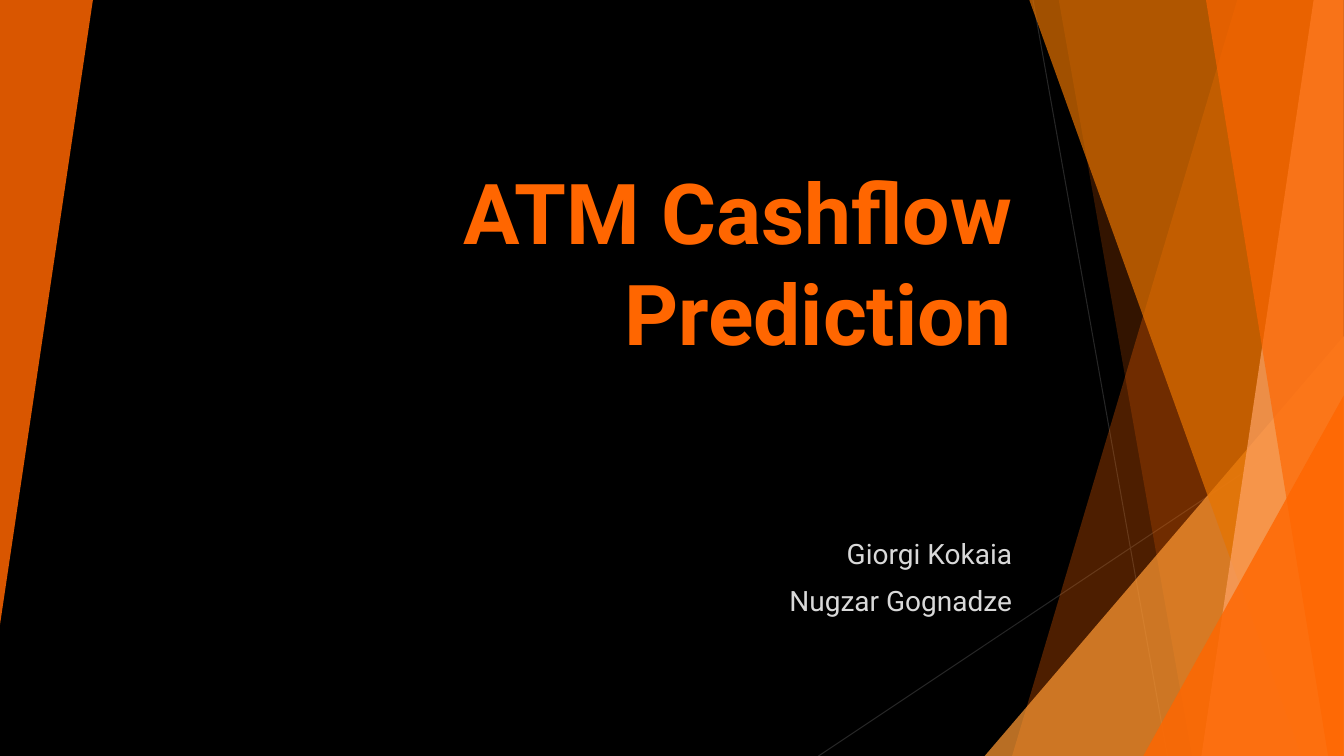
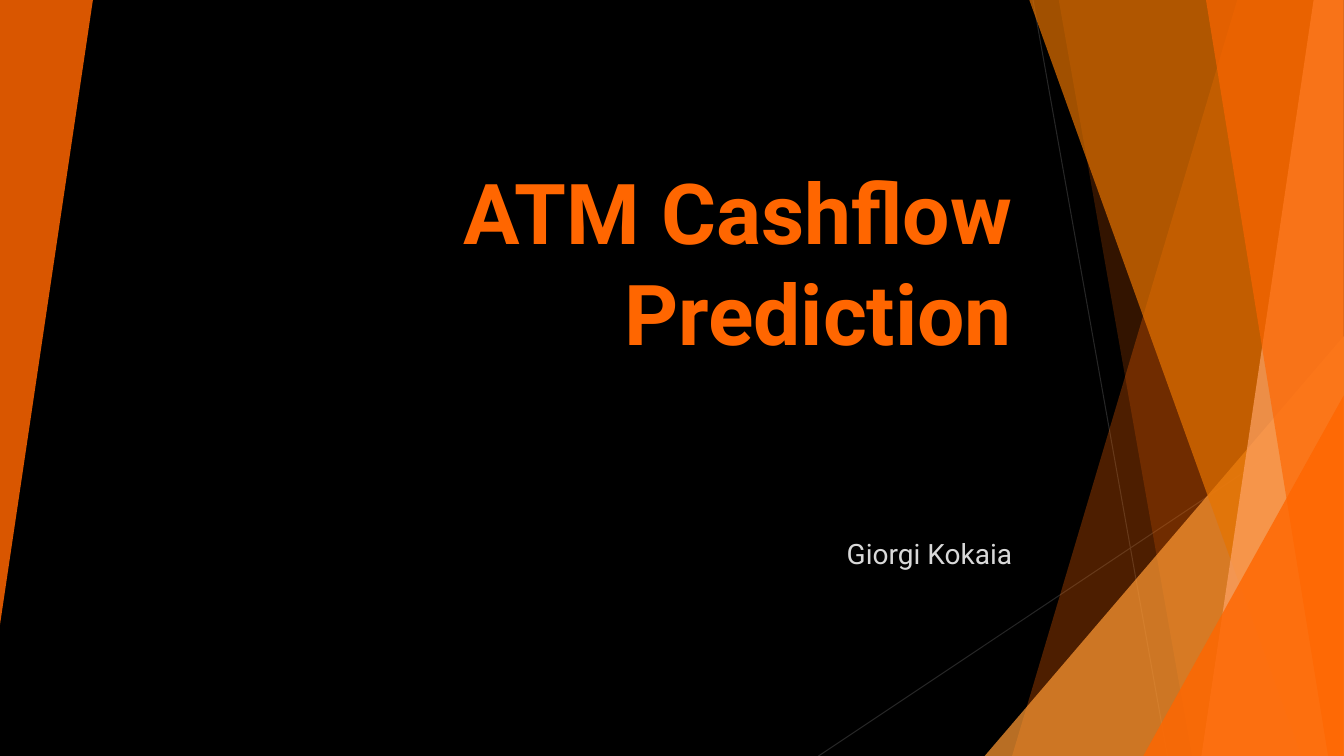
Before and after one commit to Giorgi-Kokaia/ATM-cashflow, a slide deck: slide 2 of ATM.pptx (slide 1 before the commit). Drawn at 1344x756 pixels with LibreOffice and Linux fonts; fonts in the diff are those of the drawing. Boxes give left, top, right and bottom in pixels: in the first picture for what was removed or moved away, otherwise in the second. Text is boxed around its words. In the diff, an @@ line names an element or a change of style, - is before the commit and + after.

```diff
--- a/ATM.pptx
+++ b/ATM.pptx
@@ subtitle at (x1=789, y1=590, x2=1012, y2=617): paragraph removed @@
-Nugzar Gognadze
```
Also in this commit, not shown: 2 other slides changed, 6 slides added, 1 slide removed, 2 other files.
